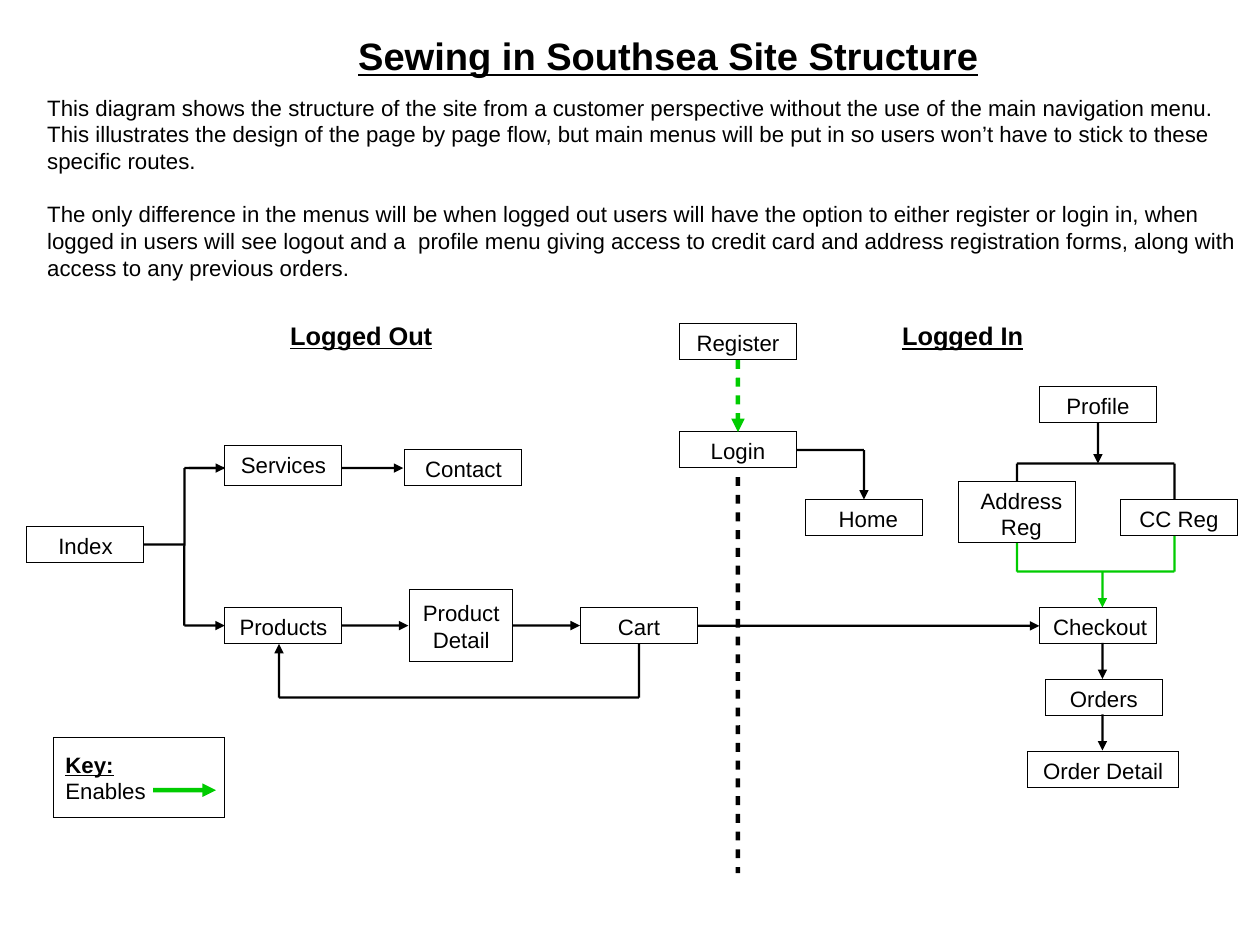
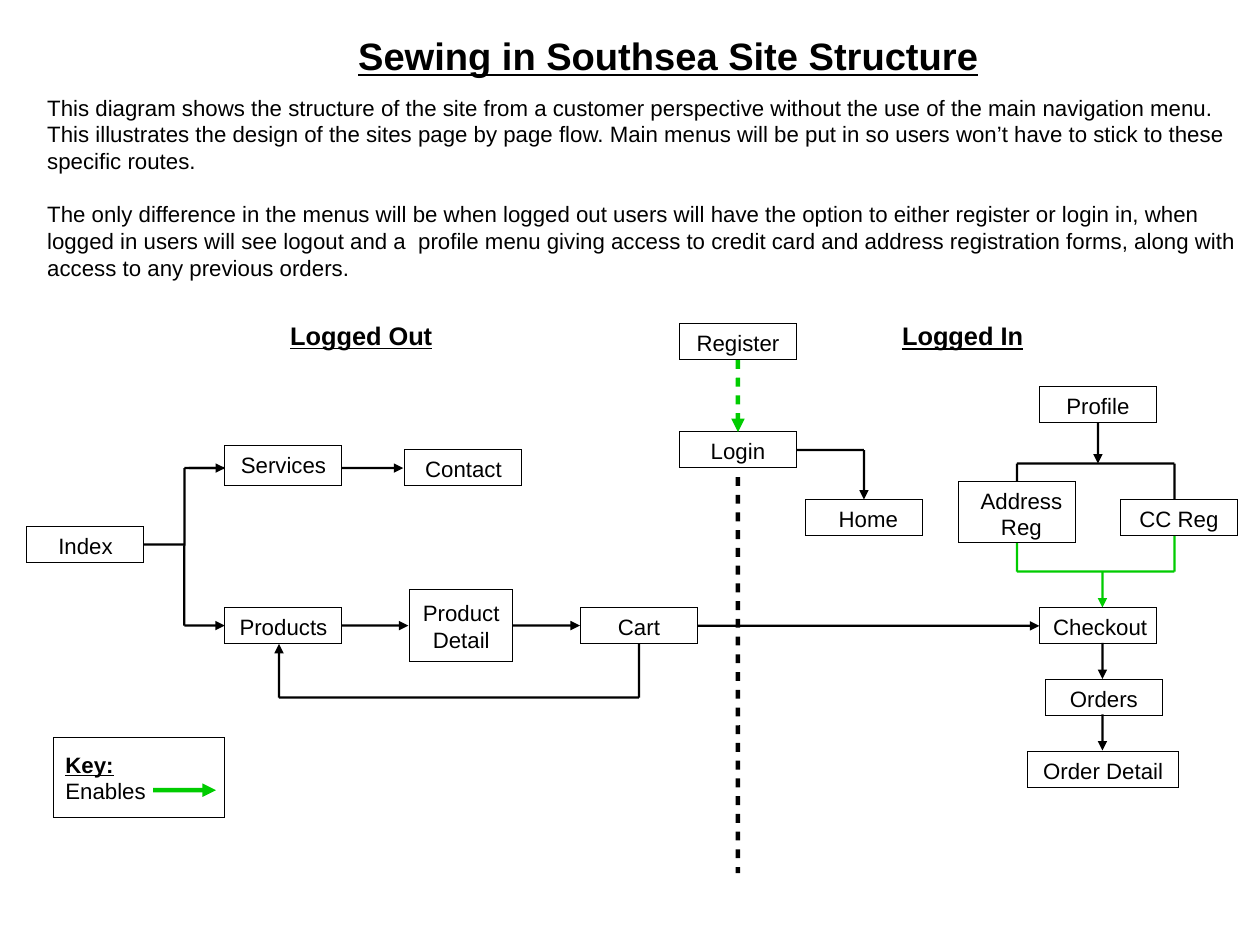
Before and after one commit to Paul-Cheeseman/Stream3-Project, a slide deck: slide 1 of documents/Structure.odp. Drawn at 1260x945 pixels with LibreOffice and Linux fonts; fonts in the diff are those of the drawing. Boxes give left, top, right and bottom in pixels: in the first picture for what was removed or moved away, otherwise in the second. Text is boxed around its words. In the diff, an @@ line names an element or a change of style, - is before the commit and + after.

```diff
--- a/documents/Structure.odp
+++ b/documents/Structure.odp
@@ text at [47,100,1223,174]: text changed @@
-This diagram shows the structure of the site from a customer perspective without the use of the main navigation menu. This illustrates the design of the page by page flow, but main menus will be put in so users won’t have to stick to these specific routes.
+This diagram shows the structure of the site from a customer perspective without the use of the main navigation menu. This illustrates the design of the sites page by page flow. Main menus will be put in so users won’t have to stick to these specific routes.
```
Also in this commit, not shown: 7 other files.
